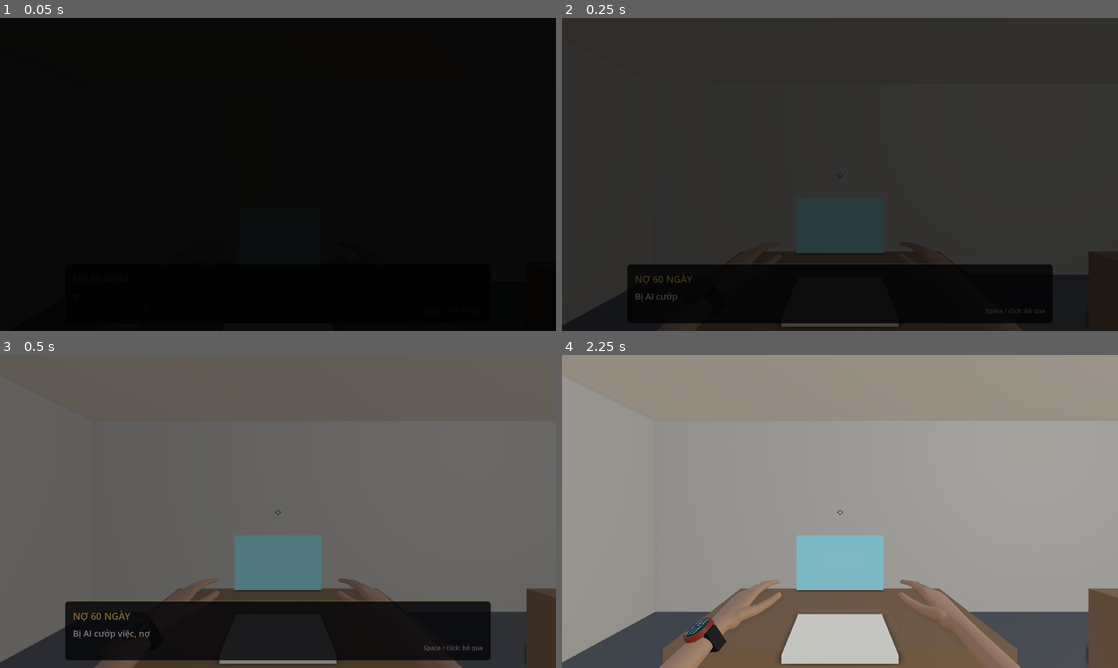
Above: before the commit, frames 1-4 (two rows, left to right).
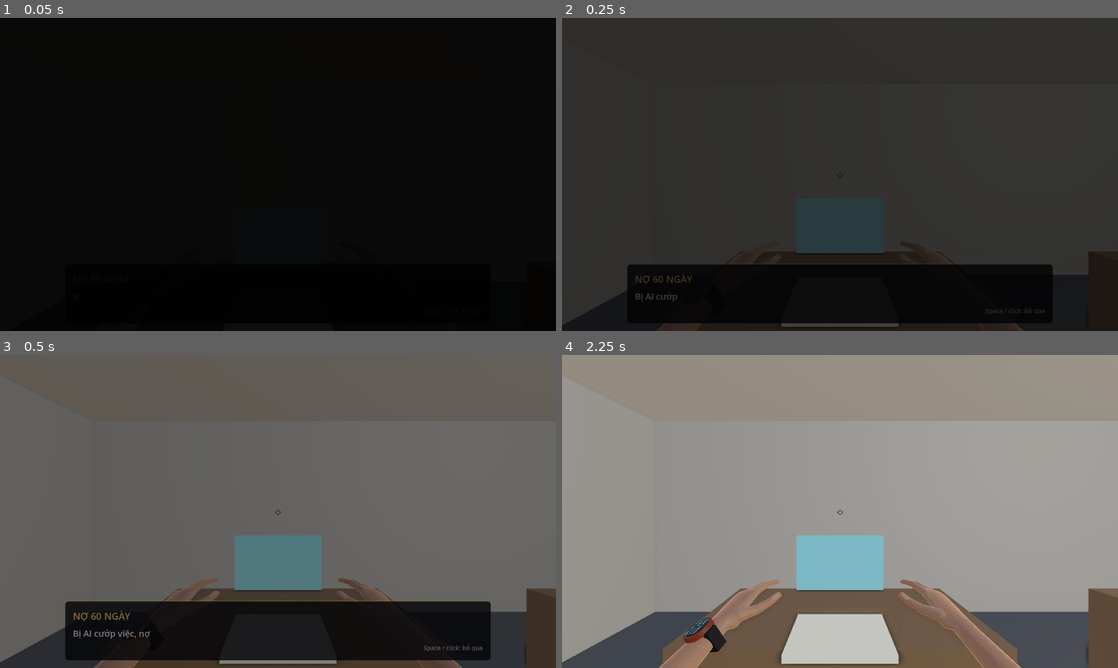
Above: after the commit, the same moments.

Repository: PhungCongTuyen/gialaptrano
Game: Godot game, scene res://scenes/main.tscn
Same seed, same stepped clock (60 frames per second), same inputs: the game is played once before the commit and once after it.
Inputs (mouse positions are in pixels of both pictures, inside the frame that each line leads up to):
- Up to frame 1 (0.05 s): no input
- Up to frame 2 (0.25 s): no input
- Up to frame 3 (0.5 s): no input
- Up to frame 4 (2.25 s): tap Enter at 0.5, 0.6 s; move the mouse to (962, 495) at 0.52 s; hold D 0.53-1.25 s; click (962, 495) at 0.67 s; tap Space at 0.77 s; drag from (728, 527) to (812, 574) at 1.27 s; click "1. Chơi mới" at 2 s

The runs differ from the first frame. In frame 3, less than 0.1% of the frame differs, in the area x 16-83%, y 71-100%; in frame 4, 0.3%, in the area x 17-83%, y 71-100%.

Commit message:
Tay thật hơn: móng tay, màu da theo vùng, chất liệu da và vải
- Blender: thêm móng tay 5 ngón; màu đỉnh theo vùng (đầu ngón, khớp hồng hơn;
  lòng bàn tay sáng; mu tay, cẳng tay rám); bộ ghi glb hỗ trợ COLOR_0
- textures/tay (tools/tao_texture_da.py): da có loang màu, tàn nhang, lỗ chân lông,
  vân da (normal + độ nhám); vải tay áo vân dệt chéo
- player.gd: vật liệu da dùng màu đỉnh + texture chiếu theo toạ độ bàn tay, viền sáng,
  tán xạ dưới da (Forward+); tay áo vải nhám; móng hơi bóng

Co-Authored-By: Claude Opus 5.5 <noreply@anthropic.com>
Claude-Session: https://claude.ai/code/session_01MPYPNJEDBqguDdfXDT6hwg

Diff:
--- a/scripts/player.gd
+++ b/scripts/player.gd
@@ -79,6 +79,7 @@
 		mi.mesh = _pose_meshes["tha_long"]
 		mi.cast_shadow = GeometryInstance3D.SHADOW_CASTING_SETTING_OFF
 		mir.add_child(mi)
+		_apply_hand_mats(mi)
 	else:
 		_box_arm(mir, side)
 	var grip: Node3D = Node3D.new()
@@ -163,6 +164,68 @@
 	var hand: MeshInstance3D = arm.get_node_or_null("mirror/hand") as MeshInstance3D
 	if hand != null and _pose_meshes.has(pose) and hand.mesh != _pose_meshes[pose]:
 		hand.mesh = _pose_meshes[pose]
+		_apply_hand_mats(hand)
+
+
+# ---- chất liệu da / vải / móng cho tay (thay vật liệu trơn trong file glb)
+var _mat_skin: StandardMaterial3D
+var _mat_cloth: StandardMaterial3D
+var _mat_nail: StandardMaterial3D
+
+
+func _hand_mats() -> void:
+	if _mat_skin != null:
+		return
+	_mat_skin = StandardMaterial3D.new()
+	_mat_skin.albedo_color = Color(0.8, 0.62, 0.53)
+	_mat_skin.vertex_color_use_as_albedo = true      # đầu ngón, khớp hồng hơn; lòng bàn tay sáng; cẳng tay rám
+	_mat_skin.roughness = 0.62
+	_mat_skin.specular = 0.35
+	_mat_skin.rim_enabled = true                      # viền sáng mềm như da thật
+	_mat_skin.rim = 0.15
+	_mat_skin.rim_tint = 0.4
+	_mat_skin.subsurf_scatter_enabled = true          # ánh sáng xuyên da (Forward+)
+	_mat_skin.subsurf_scatter_strength = 0.3
+	_mat_skin.subsurf_scatter_skin_mode = true
+	_mat_cloth = StandardMaterial3D.new()
+	_mat_cloth.albedo_color = Color(0.17, 0.22, 0.34)
+	_mat_cloth.roughness = 0.95
+	_mat_cloth.specular = 0.15
+	_mat_nail = StandardMaterial3D.new()
+	_mat_nail.albedo_color = Color(0.86, 0.66, 0.62)
+	_mat_nail.roughness = 0.3
+	_mat_nail.vertex_color_use_as_albedo = false
+	for spec in [[_mat_skin, "da_chi_tiet", "da_normal", "da_nham", 0.05], [_mat_cloth, "vai_chi_tiet", "vai_normal", "", 0.12]]:
+		var m: StandardMaterial3D = spec[0]
+		var a: String = "res://textures/tay/%s.png" % spec[1]
+		if ResourceLoader.exists(a):
+			m.albedo_texture = load(a)
+		var n: String = "res://textures/tay/%s.png" % spec[2]
+		if ResourceLoader.exists(n):
+			m.normal_enabled = true
+			m.normal_texture = load(n)
+			m.normal_scale = 0.7
+		if str(spec[3]) != "" and ResourceLoader.exists("res://textures/tay/%s.png" % spec[3]):
+			m.roughness_texture = load("res://textures/tay/%s.png" % spec[3])
+			m.roughness = 1.0
+		# chiếu theo toạ độ của chính bàn tay: lặp mỗi vài cm, không cần UV
+		m.uv1_triplanar = true
+		m.uv1_world_triplanar = false
+		m.uv1_scale = Vector3.ONE / float(spec[4])
+		m.texture_filter = BaseMaterial3D.TEXTURE_FILTER_LINEAR_WITH_MIPMAPS_ANISOTROPIC
+
+
+func _apply_hand_mats(hand: MeshInstance3D) -> void:
+	_hand_mats()
+	for i in hand.mesh.get_surface_count():
+		var sm: Material = hand.mesh.surface_get_material(i)
+		var nm: String = sm.resource_name.to_lower() if sm != null else ""
+		if nm.begins_with("da"):
+			hand.set_surface_override_material(i, _mat_skin)
+		elif nm.begins_with("ao"):
+			hand.set_surface_override_material(i, _mat_cloth)
+		elif nm.begins_with("mong"):
+			hand.set_surface_override_material(i, _mat_nail)
 
 
 func _box_arm(parent: Node3D, side: float) -> void:
Binary file added: docs/anh_chup/16_tay_da_that.png
Binary file changed: models/tay/preview/tay_tha_long.png
Binary file changed: models/tay/tay_cao.glb
Binary file changed: models/tay/tay_kep.glb
Binary file changed: models/tay/tay_nam.glb
Binary file changed: models/tay/tay_tha_long.glb
Binary file added: textures/tay/da_chi_tiet.png
Not shown, added: textures/tay/da_chi_tiet.png.import
Binary file added: textures/tay/da_nham.png
Not shown, added: textures/tay/da_nham.png.import
Binary file added: textures/tay/da_normal.png
Not shown, added: textures/tay/da_normal.png.import
(and 5 more such lines)
